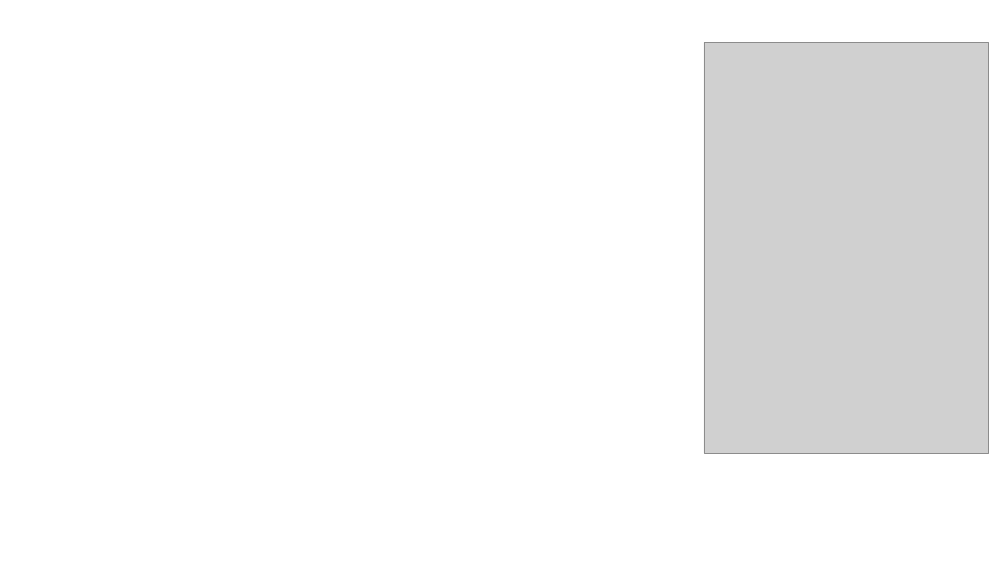
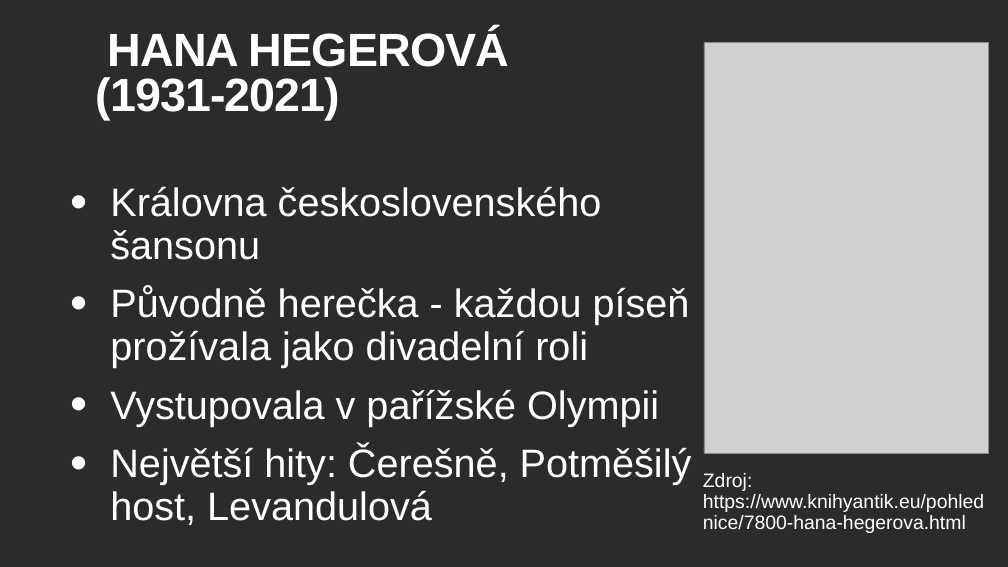
Before and after one commit to adamvotava1/prezentace, a slide deck: slide 8 of sanson.pptx. Drawn at 1008x567 pixels with LibreOffice and Linux fonts; fonts in the diff are those of the drawing; grey boxes stand for pictures; background and template pictures are left out; a plain dark background stands for a picture behind light text. Boxes give left, top, right and bottom in pixels: in the first picture for what was removed or moved away, otherwise in the second. Text is boxed around its words. In the diff, an @@ line names an element or a change of style, - is before the commit and + after.

```diff
--- a/sanson.pptx
+++ b/sanson.pptx
@@ background #FFFFFF to picture (left out) @@
@@ title added at [96,30,509,120], 88.8 pt, text #FFFFFF, bold @@
+HANA HEGEROVÁ (1931-2021)
@@ text added at [110,187,692,525], 75.5 pt, text #FFFFFF @@
+• Královna československého šansonu
+• Původně herečka - každou píseň prožívala jako divadelní roli
+• Vystupovala v pařížské Olympii
+• Největší hity: Čerešně, Potměšilý host, Levandulová
@@ text "Zdroj: https://www.knihyantik.eu/pohlednice/7800-hana-hegero ..." at [703,473,984,533]: more space between paragraphs @@
```
Also in this commit, not shown: 4 other slides changed.
